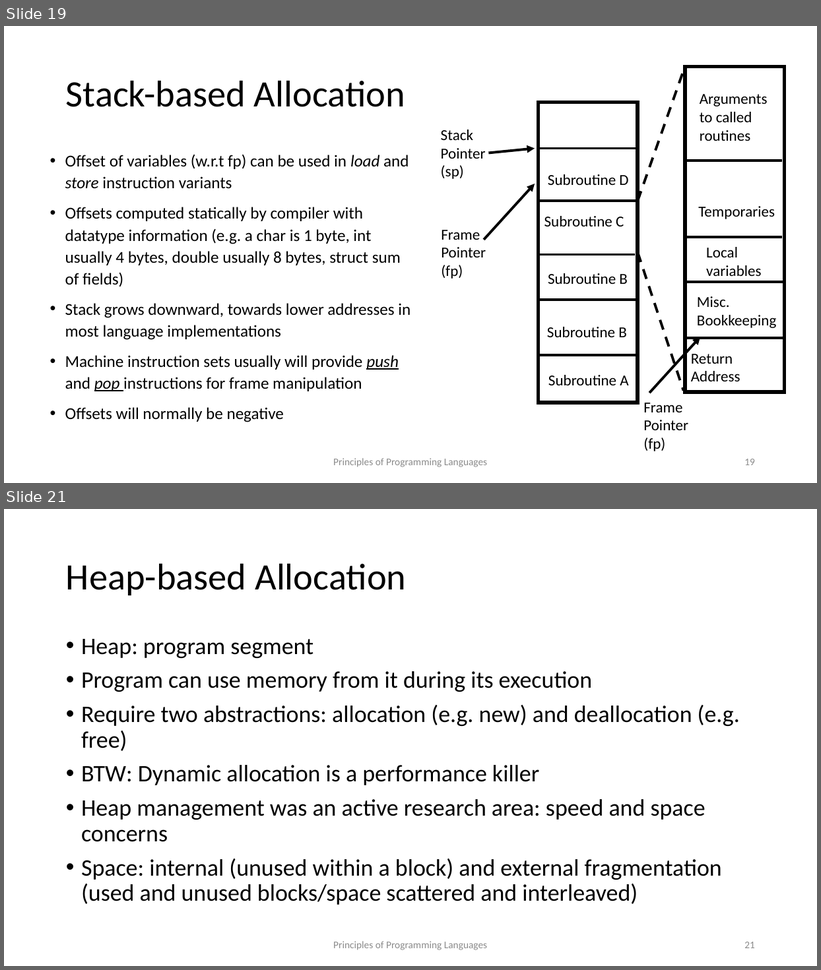
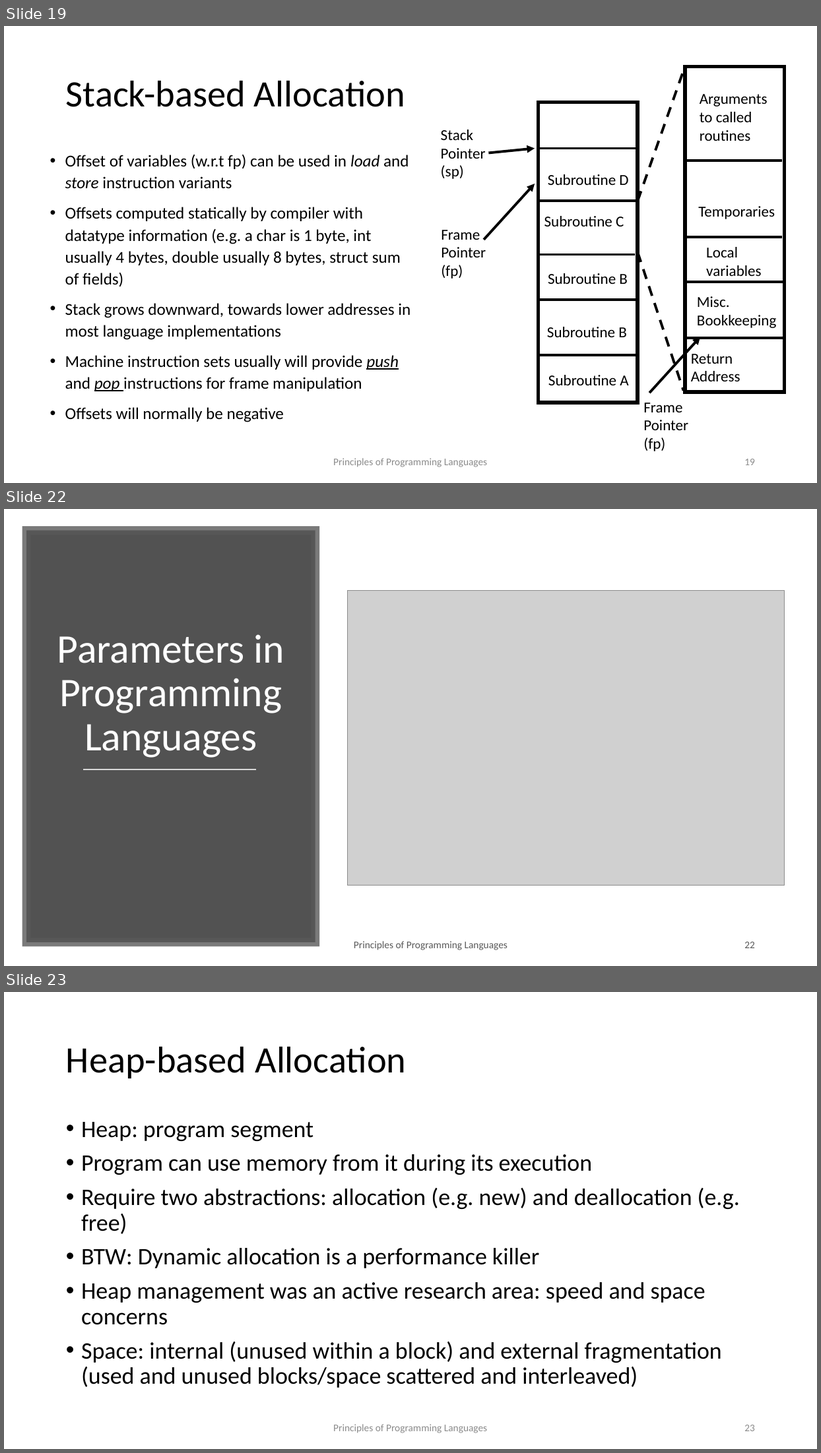
Before and after one commit to kongm/pl-design, a slide deck: environment.pptx. Shown one above the other, each under a label of ours: slides 19 and 21 before the commit, slides 19, 22 and 23 after it; the slides between them are not shown. The pictures are 821x970 and 821x1453 pixels, drawn with LibreOffice and Linux fonts; fonts in the diff are those of the drawing; grey boxes stand for pictures. Boxes give left, top, right and bottom in pixels: in the first picture for what was removed or moved away, otherwise in the second. Text is boxed around its words. In the diff, an @@ line names an element or a change of style, - is before the commit and + after.

```diff
--- a/environment.pptx
+++ b/environment.pptx
@@ slide 22 added at bbox=[4, 509, 817, 966], background #FFFFFF @@
@@ rectangle added at bbox=[26, 530, 316, 943], fill #404040 at 90% opacity, outline #595959 10 pt @@
@@ picture added at bbox=[348, 591, 785, 886] @@
@@ title added at bbox=[57, 634, 284, 758], 48 pt, text #FFFFFF @@
+Parameters in Programming Languages
@@ line added from (83, 770) to (256, 770), #D9D9D9 1.75 pt @@
@@ text added at bbox=[354, 941, 508, 951], 12 pt, text #595959 @@
+Principles of Programming Languages
@@ page number added at bbox=[745, 942, 755, 949], 12 pt, text #595959 @@
+22
@@ what was slide 21 is now slide 23 @@
@@ page number at bbox=[745, 1425, 755, 1432]: text changed @@
-21
+23
```
Also in this commit, not shown: 2 slides changed, 6 other slides added.
